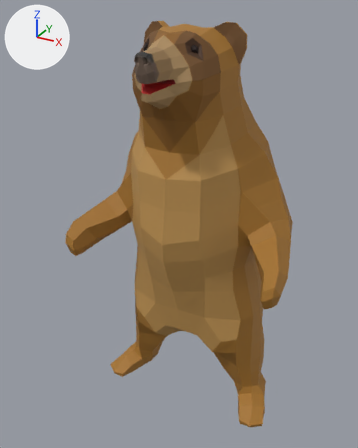
The FBX model Assets/Models/Bear/Bear@SINK_01.FBX: old version first, new version second.
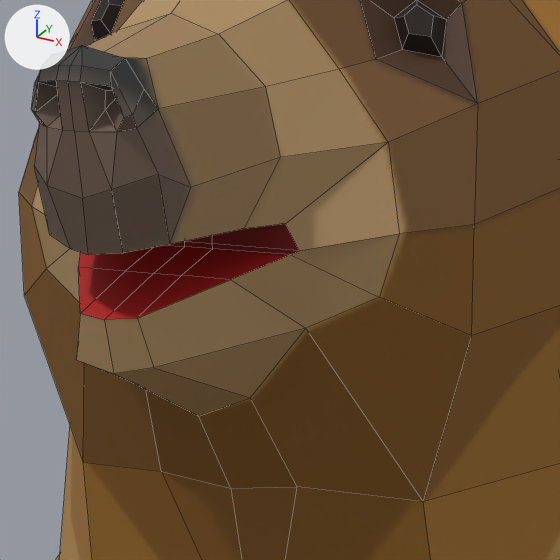
The first picture shows the older version from a camera (50 mm lens) standing at (1.752, -3.38, 3.387) and looking at (-0.099, -0.015, 1.705). The close-ups show both versions on the part from 36% to 60% of the width and 10% to 29% of the height of that picture; other places that the commit changed are outside them. The lights are fixed; the arrows at upper left show +X, +Y and +Z. The close-ups show mesh edges as thin lines. Where no turn or scale is listed for an object, it has been applied to the vertices.

In view in the first close-up: 'Bear'.
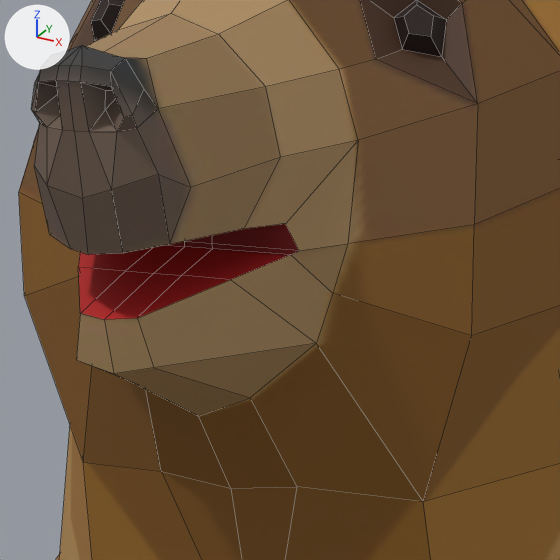
Changed parts and their boxes [x1, y1, x2, y2] in the close-ups (560 x 560 px; the box of a moved part takes in the faces that stretch with it):
part 1 of me_mesh, moved or reshaped
    both: [19, 59, 478, 502]

What the commit changed:
me_mesh has 533 vertices, 548 faces and spans x -0.95..0.95, y -0.69..0.71, z 0.0..3.29.
me_mesh is used by ob_bear; location (0.0, 0.0, 0.0).
Part 1, on me_mesh:
Vertex 162 of me_mesh moves from (-0.2, -0.41, 3.03) to (-0.16, -0.41, 3.03).
Vertex 179 of me_mesh moves from (-0.22, -0.43, 2.94) at pixel (31, 206) to (-0.16, -0.43, 2.93).
Vertex 180 of me_mesh moves from (-0.2, -0.44, 2.88) at pixel (46, 268) to (-0.15, -0.44, 2.88).
Vertex 182 of me_mesh moves from (-0.13, -0.47, 2.85) to (-0.13, -0.45, 2.83).
Vertex 459 of me_mesh moves from (0.2, -0.41, 3.03) at pixel (388, 142) to (0.16, -0.41, 3.03) at pixel (358, 140).
Vertex 476 of me_mesh moves from (0.22, -0.43, 2.94) at pixel (399, 233) to (0.16, -0.43, 2.93) at pixel (347, 243).
Vertex 477 of me_mesh moves from (0.2, -0.44, 2.88) at pixel (379, 297) to (0.15, -0.44, 2.88) at pixel (332, 293).
Vertex 480 of me_mesh moves from (0.13, -0.47, 2.85) at pixel (305, 328) to (0.13, -0.45, 2.83) at pixel (316, 343).
